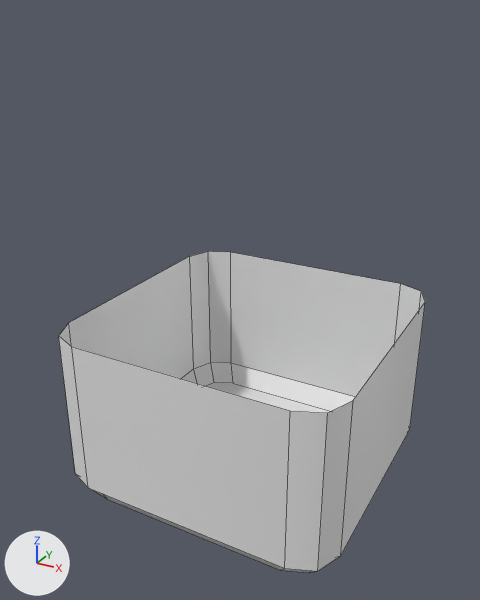
Renders of the FBX model Project Motherbrain/Assets/Models/OuterRoom.fbx from each side of a commit.
Before and after are seen from a 50 mm camera at (18.1, -34.8, 25.7) aimed at (-0.4, -1.0, 8.9). Every picture has the same lights, and +X, +Y and +Z are marked at lower left. Mesh edges are drawn as thin lines. Where no turn or scale is listed for an object, it has been applied to the vertices.

The older version as bpy lines, for what is in view:
```python
me_outerroom = bpy.data.meshes.new('OuterRoom')
me_outerroom.from_pydata(...)  # 36 vertices, 25 faces; spans x -9.3..9.3, y -9.3..9.3, z 0.0..11.5
ob_outerroom = bpy.data.objects.new('OuterRoom', me_outerroom)
ob_outerroom.location = (0.0, 0.0, -3.82)
```
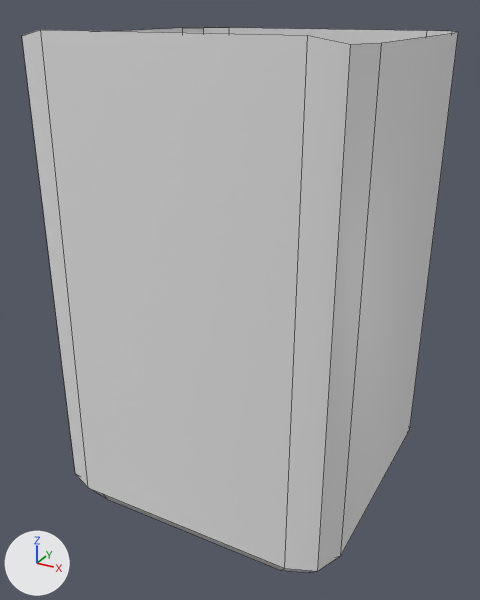
The edits, one by one:
me_outerroom has 36 vertices, 25 faces and spans x -9.3..9.3, y -9.3..9.3, z 0.0..11.5.
me_outerroom is used by ob_outerroom; location (0.0, 0.0, -3.82).
me_outerroom part 1: all 10 vertices in x -9.3..9.3, y -8.6..9.3, z 11.5 are moved by (0.0, 0.0, 16.7).
me_outerroom part 2: all 2 vertices in x -7.0..7.0, y -9.3, z 11.5 are moved by (0.0, 0.3, 17.1).

Location of each change, [x1, y1, x2, y2] in pixels of the pictures (480 x 600 px; the box of a moved part takes in the faces that stretch with it):
'OuterRoom', reshaped (19% wider, 69% taller): before [59, 251, 425, 573]; after [22, 28, 458, 573]
part 1 of me_outerroom, moved or reshaped: before [59, 251, 425, 571]; after [122, 28, 458, 571]
part 2 of me_outerroom, moved or reshaped: before [59, 336, 328, 553]; after [22, 30, 351, 553]
